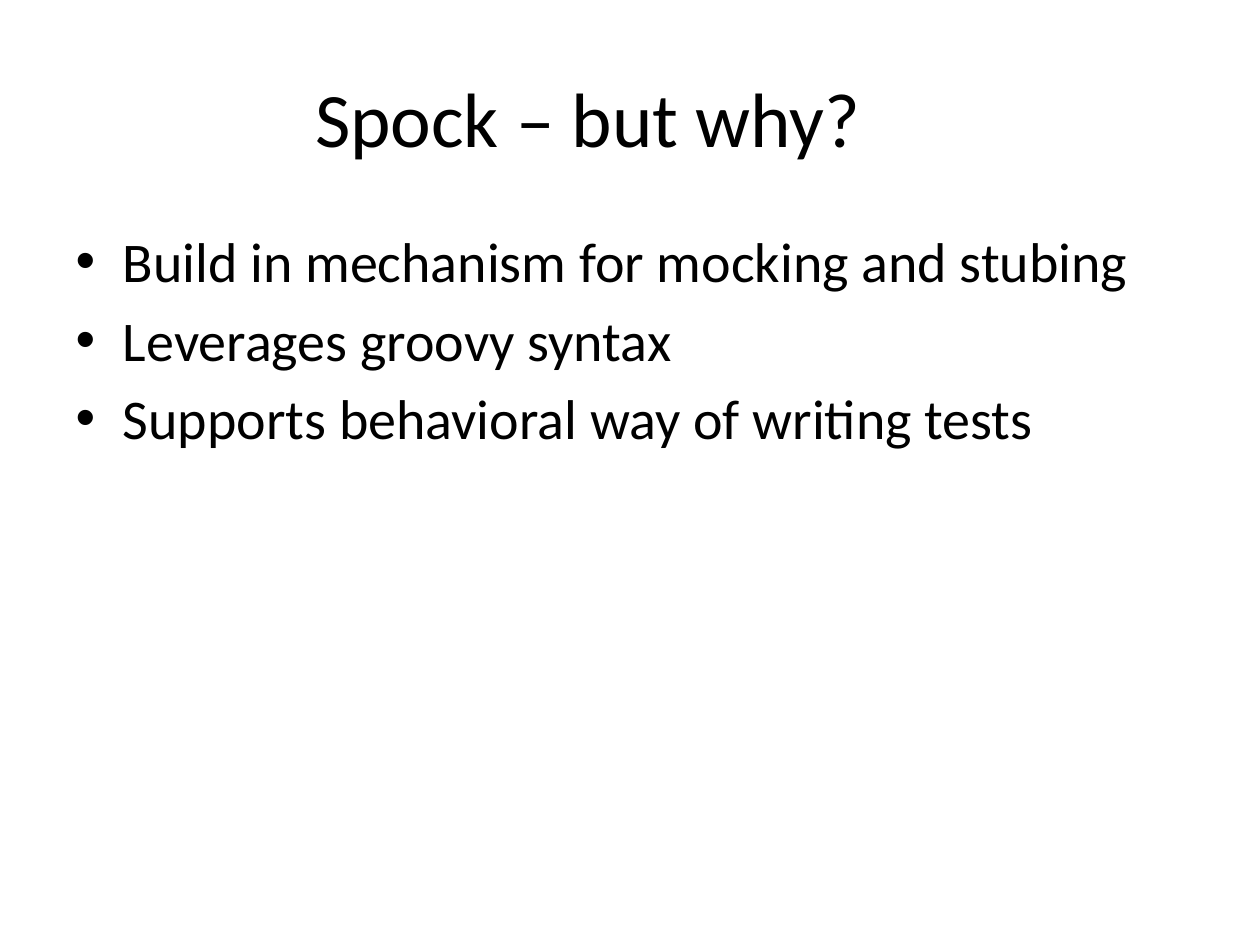
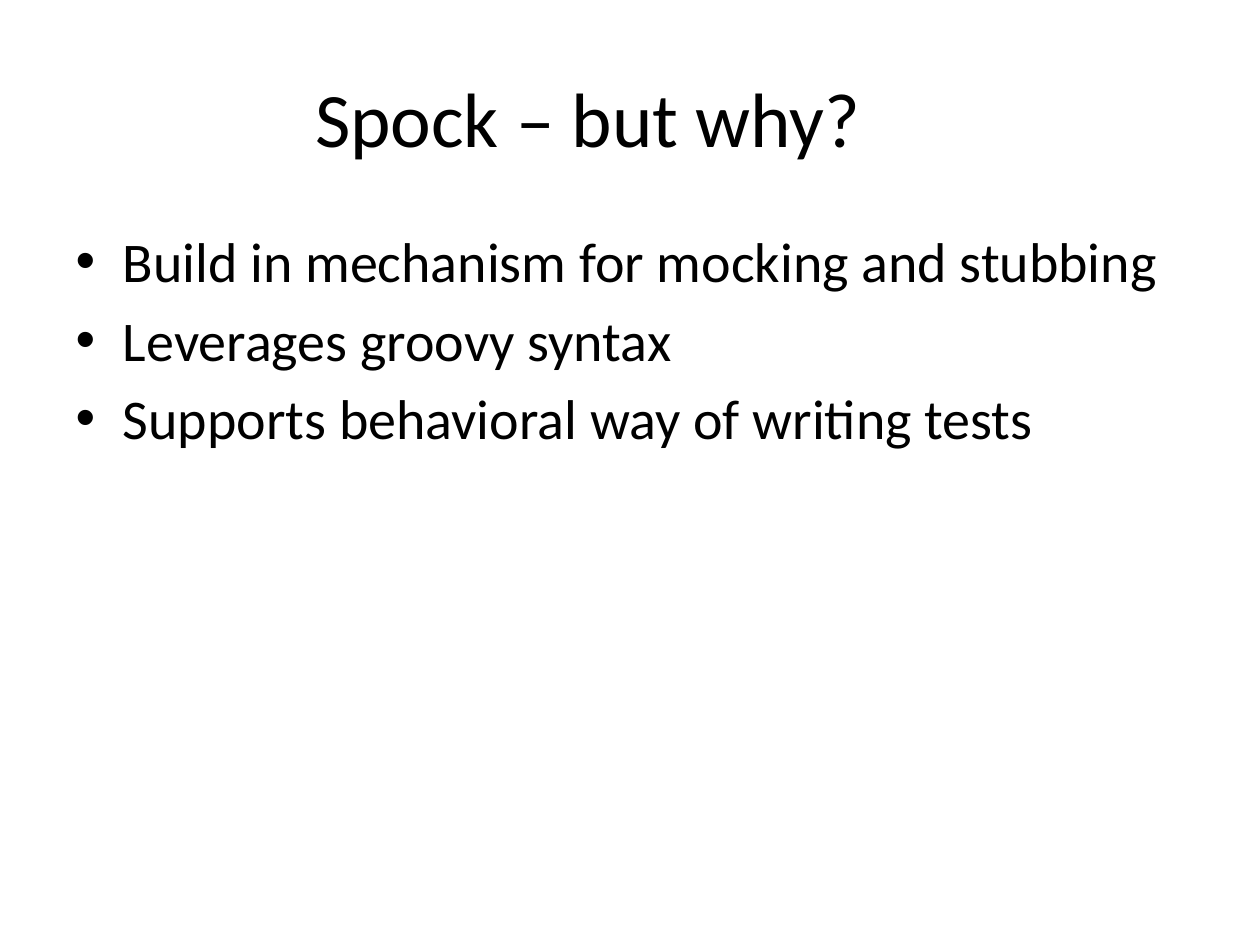
Before and after one commit to tomkasp/spock-presentation, a slide deck: slide 2 of Spock presentation.pptx. Drawn at 1260x945 pixels with LibreOffice and Linux fonts; fonts in the diff are those of the drawing. Boxes give left, top, right and bottom in pixels: in the first picture for what was removed or moved away, otherwise in the second. Text is boxed around its words. In the diff, an @@ line names an element or a change of style, - is before the commit and + after.

Commit message:
spock

```diff
--- a/Spock presentation.pptx
+++ b/Spock presentation.pptx
@@ text at box(123, 243, 1157, 292): text changed @@
-• Build in mechanism for mocking and stubing
+• Build in mechanism for mocking and stubbing
```
Also in this commit, not shown: 2 other slides changed, 1 slide added, 1 other file.
